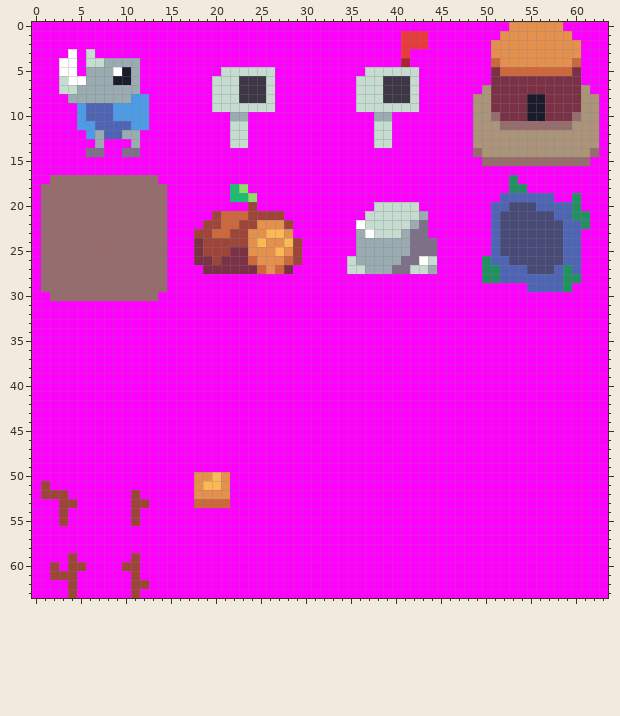
A pixel-art sprite gets an edit: res/img/sprites.png. That is the earlier state.
The file is 64x64 pixels.
Now the later version:
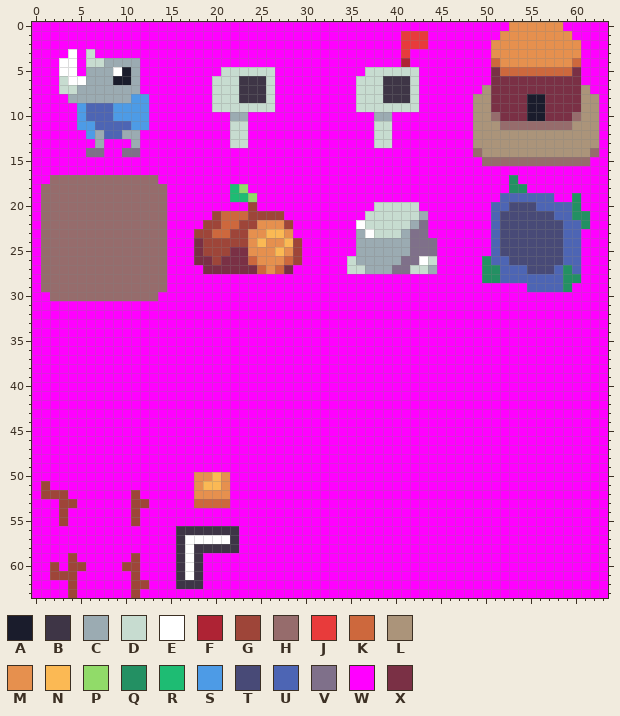
Palette (. is transparent): A #1a1c2c  B #3e3546  C #9babb2  D #c7dcd0  E #ffffff  F #ae2334  G #9e4539  H #966c6c  J #e83b3b  K #cd683d  L #ab947a  M #e6904e  N #fbb954  P #91db69  Q #239063  R #1ebc73  S #4d9be6  T #484a77  U #4d65b4  V #7f708a  W #ff00ff  X #7a3045
Edits made:
Colour B replaces colour W in row 56 at x 16 to 22; in row 57 at x 16 and 22; in row 58 at x 16 and 18 to 22; in rows 59 to 61 at x 16 and 18; in row 62 at x 16 to 18.
Colour E replaces colour W in row 57 at x 17 to 21; in rows 58 to 61 at x 17.
Pixel boxes of the changes (left, top, right, bottom) in both pictures:
changed: (176, 526, 239, 589)
